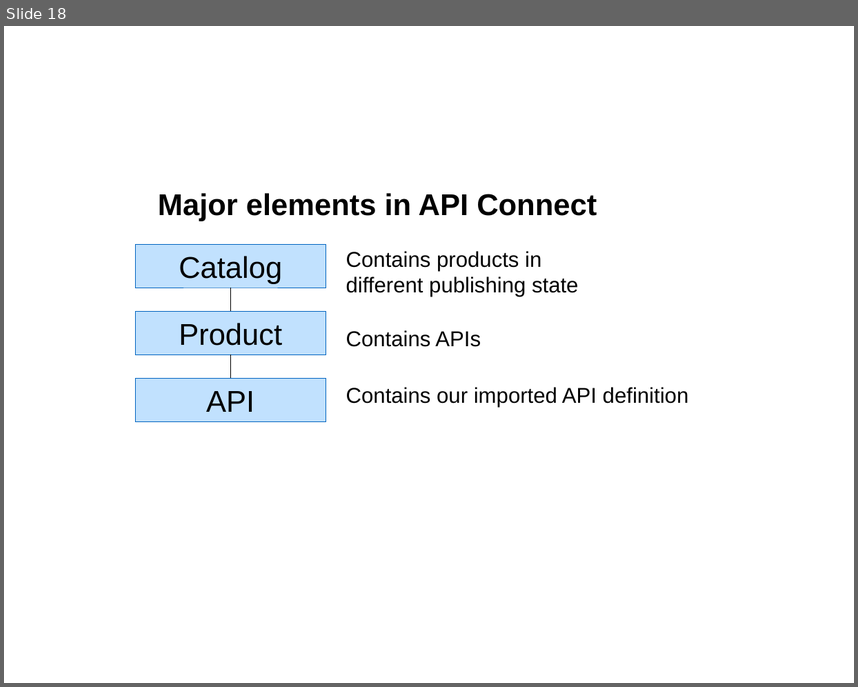
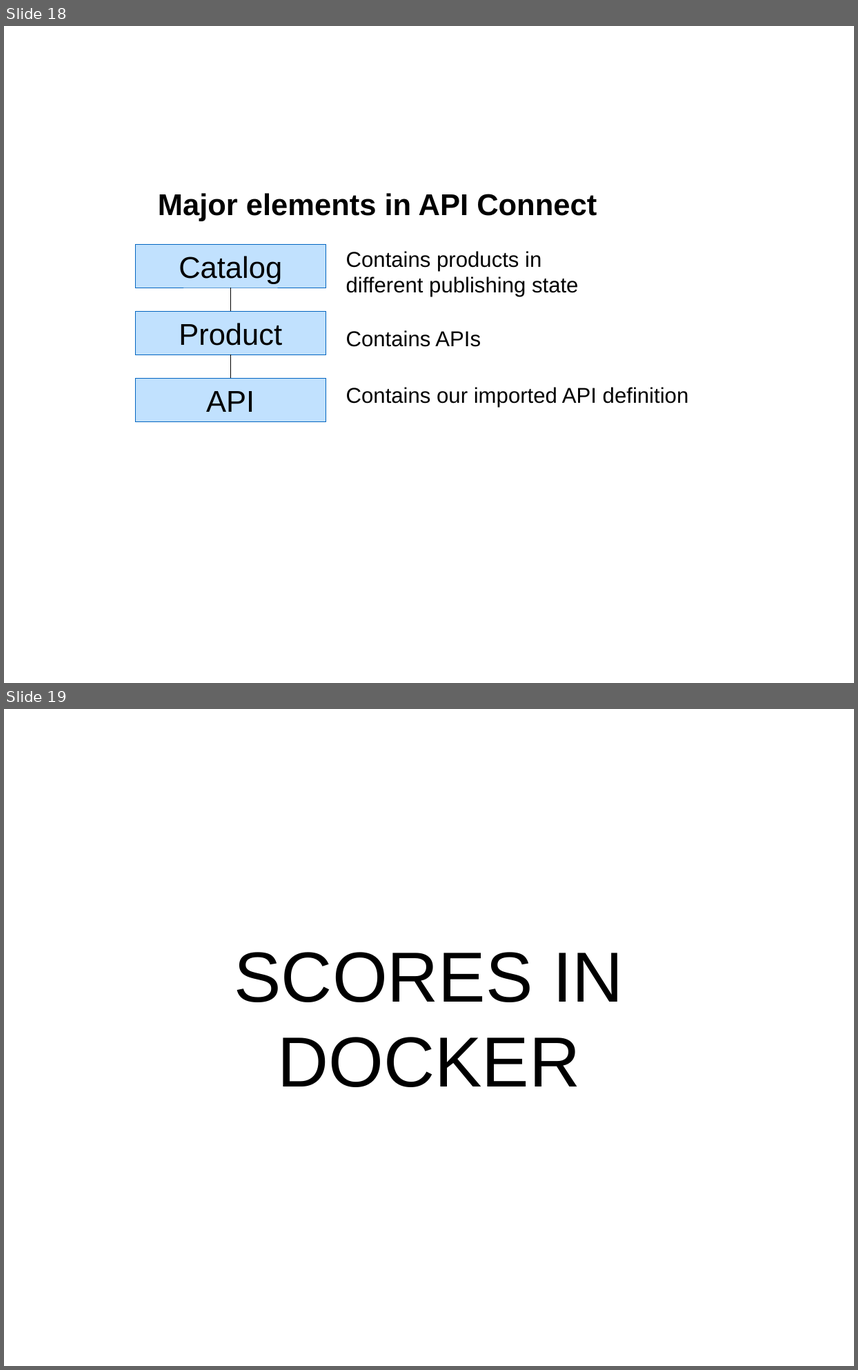
Before and after one commit to IBM/blue-cloud-mirror, a slide deck: images/architecture.pptx. Shown one above the other, each under a label of ours: slide 18 before the commit, slides 18 and 19 after it. The pictures are 858x687 and 858x1370 pixels, drawn with LibreOffice and Linux fonts; fonts in the diff are those of the drawing. Boxes give left, top, right and bottom in pixels: in the first picture for what was removed or moved away, otherwise in the second. Text is boxed around its words. In the diff, an @@ line names an element or a change of style, - is before the commit and + after.

Commit message:
change port and restructure Dockerfile and YAMLs for the scores service-

```diff
--- a/images/architecture.pptx
+++ b/images/architecture.pptx
@@ slide 19 added at (4,709,854,1366), background #FFFFFF @@
@@ text added at (234,952,624,1087), 66 pt, text #000000 @@
+SCORES IN DOCKER
```
Also in this commit, not shown: 1 other slide added, 8 other files.
